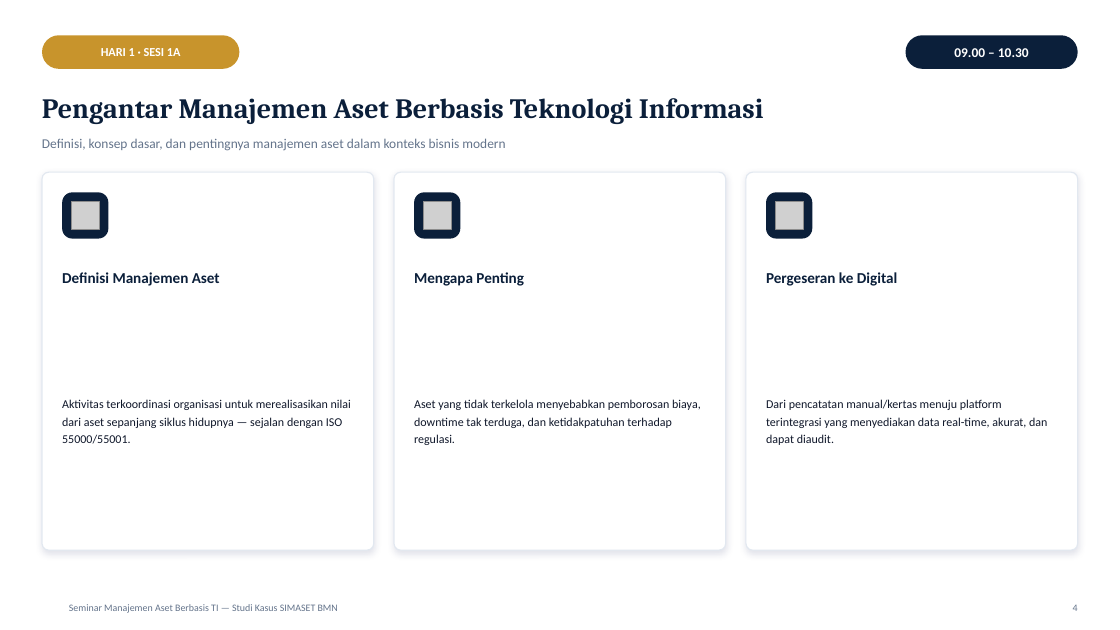
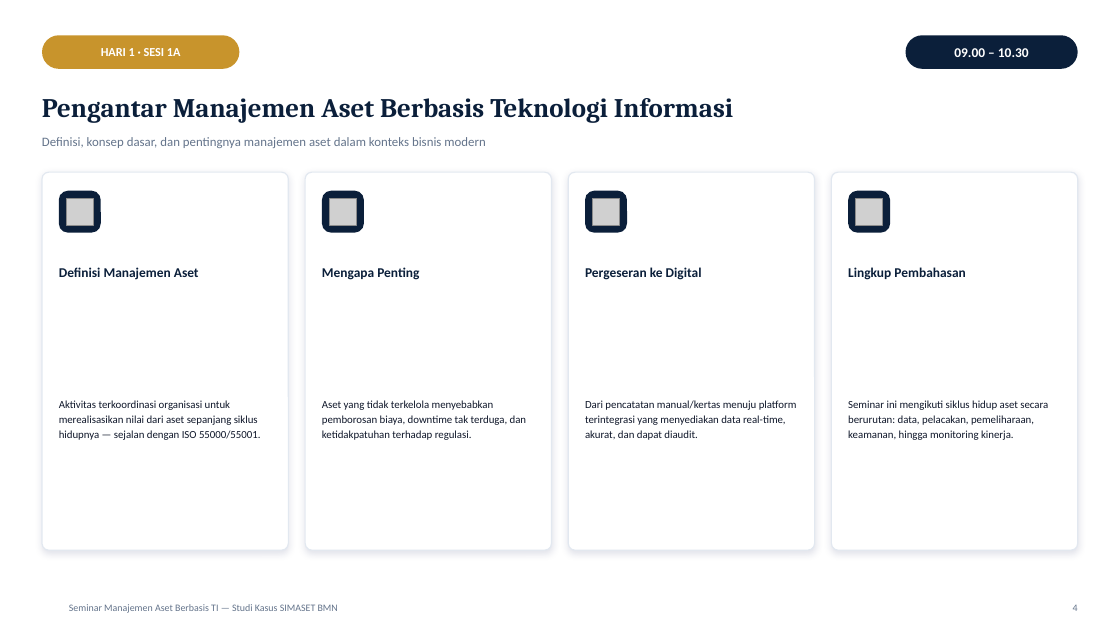
Before and after one commit to DrOsmond-STU/asetmanajemen, a slide deck: slide 5 of docs/SIMASET-BMN-Materi-Seminar.pptx. Drawn at 1120x630 pixels with LibreOffice and Linux fonts; fonts in the diff are those of the drawing; grey boxes stand for pictures; background and template pictures are left out. Boxes give left, top, right and bottom in pixels: in the first picture for what was removed or moved away, otherwise in the second. Text is boxed around its words. In the diff, an @@ line names an element or a change of style, - is before the commit and + after.

```diff
--- a/docs/SIMASET-BMN-Materi-Seminar.pptx
+++ b/docs/SIMASET-BMN-Materi-Seminar.pptx
@@ text "Pengantar Manajemen Aset Berbasis Teknologi ..." at (x1=42, y1=98, x2=733, y2=123): size 24 to 23 pt @@
@@ text "Definisi, konsep dasar, dan pentingnya ..." at (x1=42, y1=137, x2=485, y2=148): size 11.5 to 11 pt @@
@@ rounded rectangle resized from (x1=42, y1=172, x2=374, y2=550) to (x1=42, y1=172, x2=288, y2=550) @@
@@ rounded rectangle added at (x1=305, y1=172, x2=551, y2=550), fill #FFFFFF, outline #E2E8F0 1 pt @@
@@ proportions changed in 6 elements at (x1=59, y1=191, x2=101, y2=233), (x1=42, y1=172, x2=288, y2=550), (x1=832, y1=172, x2=1078, y2=550), (x1=849, y1=191, x2=891, y2=233), (x1=322, y1=191, x2=364, y2=233), (x1=568, y1=172, x2=814, y2=550) @@
@@ rounded rectangle resized from (x1=394, y1=172, x2=726, y2=550) to (x1=568, y1=172, x2=814, y2=550) @@
@@ rounded rectangle resized from (x1=746, y1=172, x2=1078, y2=550) to (x1=832, y1=172, x2=1078, y2=550) @@
@@ rounded rectangle resized from (x1=62, y1=192, x2=108, y2=239) to (x1=59, y1=191, x2=101, y2=233) @@
@@ picture moved from (x1=71, y1=202, x2=99, y2=229) to (x1=66, y1=198, x2=93, y2=225) @@
@@ rounded rectangle resized from (x1=414, y1=192, x2=460, y2=239) to (x1=322, y1=191, x2=364, y2=233) @@
@@ picture moved from (x1=423, y1=202, x2=451, y2=229) to (x1=329, y1=198, x2=356, y2=225) @@
@@ rounded rectangle added at (x1=585, y1=191, x2=627, y2=233), fill #0B1F3A @@
@@ picture moved from (x1=776, y1=202, x2=803, y2=229) to (x1=592, y1=198, x2=619, y2=225) @@
@@ rounded rectangle resized from (x1=766, y1=192, x2=812, y2=239) to (x1=849, y1=191, x2=891, y2=233) @@
@@ picture added at (x1=856, y1=198, x2=883, y2=225) @@
@@ text "Mengapa Penting" moved from (x1=414, y1=272, x2=524, y2=286) to (x1=322, y1=267, x2=419, y2=280) @@
@@ size 13 to 11.5 pt in 3 elements at (x1=59, y1=267, x2=199, y2=280), (x1=322, y1=267, x2=419, y2=280), (x1=585, y1=267, x2=702, y2=280) @@
@@ text "Pergeseran ke Digital" moved from (x1=766, y1=272, x2=897, y2=286) to (x1=585, y1=267, x2=702, y2=280) @@
@@ text added at (x1=848, y1=267, x2=965, y2=280), 11.5 pt, text #0B1F3A, bold @@
+Lingkup Pembahasan
@@ text "Aset yang tidak terkelola menyebabkan ..." moved from (x1=414, y1=399, x2=701, y2=445) to (x1=322, y1=400, x2=526, y2=440) @@
@@ size 10.3 to 9.3 pt; line spacing 1.2 to 1.18 in 3 elements at (x1=59, y1=400, x2=261, y2=440), (x1=322, y1=400, x2=526, y2=440), (x1=585, y1=400, x2=797, y2=440) @@
@@ text "Dari pencatatan manual/kertas menuju platform ..." moved from (x1=766, y1=399, x2=1047, y2=445) to (x1=585, y1=400, x2=797, y2=440) @@
@@ text added at (x1=848, y1=400, x2=1048, y2=440), 9.3 pt, text #0F172A @@
+Seminar ini mengikuti siklus hidup aset secara berurutan: data, pelacakan, pemeliharaan, keamanan, hingga monitoring kinerja.
```
Also in this commit, not shown: 15 other slides changed, 11 slides added.
